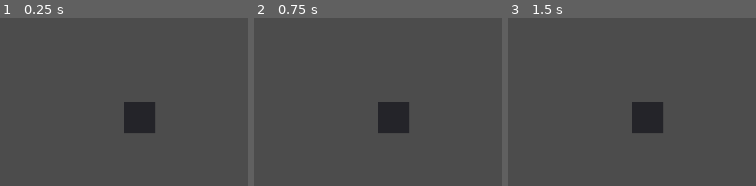
Above: before the commit, frames 1-3 (left to right).
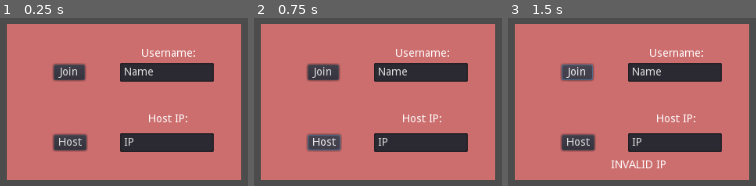
Above: after the commit, the same moments.

Repository: Pillber/East-West
Game: Godot game, scene res://MainMenu.tscn
The game is run twice, just before and just after one commit, with the same random seed, the same clock (stepped at 60 frames per second) and the same inputs.
Inputs (mouse positions are in pixels of both pictures, inside the frame that each line leads up to):
- Up to frame 1 (0.25 s): no input
- Up to frame 2 (0.75 s): click (323, 142) at 0.5 s, where only the run after the commit has a clickable "Host"
- Up to frame 3 (1.5 s): click (577, 71) at 1.25 s, where only the run after the commit has a clickable "Join"

The runs differ from the first frame. In frame 1, 86% of the frame differs, in the area x 2-98%, y 3-97%; in frame 2, 86%; in frame 3, 86%.

Commit message:
More Menu Work

Diff:
--- a/MainMenu.tscn
+++ b/MainMenu.tscn
@@ -1,6 +1,9 @@
-[gd_scene load_steps=2 format=2]
+[gd_scene load_steps=3 format=2]
 
 [ext_resource path="res://MenuController.gd" type="Script" id=1]
+
+[sub_resource type="StyleBoxFlat" id=1]
+bg_color = Color( 0.807843, 0.435294, 0.435294, 1 )
 
 [node name="MainMenu" type="Control"]
 anchor_left = 0.5
@@ -13,12 +16,102 @@
 }
 
 [node name="LobbyPanel" type="Panel" parent="."]
-margin_right = 40.0
-margin_bottom = 40.0
+visible = false
+anchor_left = 0.5
+anchor_top = 0.5
+anchor_right = 0.5
+anchor_bottom = 0.5
+margin_left = -20.0
+margin_top = -20.0
+margin_right = 20.0
+margin_bottom = 20.0
 
 [node name="ConnectingPanel" type="Panel" parent="."]
+anchor_left = 0.5
+anchor_top = 0.5
+anchor_right = 0.5
+anchor_bottom = 0.5
+margin_left = -150.0
+margin_top = -100.0
+margin_right = 150.0
+margin_bottom = 100.0
+custom_styles/panel = SubResource( 1 )
+__meta__ = {
+"_edit_use_anchors_": false
+}
+
+[node name="Labels" type="Control" parent="ConnectingPanel"]
 margin_right = 40.0
 margin_bottom = 40.0
 __meta__ = {
 "_edit_use_anchors_": false
 }
+
+[node name="NameLabel" type="Label" parent="ConnectingPanel/Labels"]
+margin_left = 171.952
+margin_top = 31.4078
+margin_right = 241.952
+margin_bottom = 45.4078
+text = "Username:"
+__meta__ = {
+"_edit_use_anchors_": false
+}
+
+[node name="IPLabel" type="Label" parent="ConnectingPanel/Labels"]
+margin_left = 181.023
+margin_top = 114.781
+margin_right = 232.023
+margin_bottom = 128.781
+text = "Host IP:"
+__meta__ = {
+"_edit_use_anchors_": false
+}
+
+[node name="HostButton" type="Button" parent="ConnectingPanel"]
+margin_left = 60.0
+margin_top = 142.286
+margin_right = 102.0
+margin_bottom = 162.286
+text = "Host"
+__meta__ = {
+"_edit_use_anchors_": false
+}
+
+[node name="JoinButton" type="Button" parent="ConnectingPanel"]
+margin_left = 60.0
+margin_top = 52.0
+margin_right = 100.0
+margin_bottom = 72.0
+text = "Join"
+__meta__ = {
+"_edit_use_anchors_": false
+}
+
+[node name="IPPrompt" type="LineEdit" parent="ConnectingPanel"]
+margin_left = 145.0
+margin_top = 140.0
+margin_right = 265.0
+margin_bottom = 164.0
+text = "IP"
+__meta__ = {
+"_edit_use_anchors_": false
+}
+
+[node name="NamePrompt" type="LineEdit" parent="ConnectingPanel"]
+margin_left = 145.0
+margin_top = 50.0
+margin_right = 265.0
+margin_bottom = 74.0
+text = "Name"
+__meta__ = {
+"_edit_use_anchors_": false
+}
+
+[node name="ErrorLabel" type="Label" parent="."]
+margin_left = -26.8394
+margin_top = 74.2366
+margin_right = 13.1606
+margin_bottom = 88.2366
+
+[connection signal="pressed" from="ConnectingPanel/HostButton" to="." method="_on_HostButton_pressed"]
+[connection signal="pressed" from="ConnectingPanel/JoinButton" to="." method="_on_JoinButton_pressed"]
--- a/MenuController.gd
+++ b/MenuController.gd
@@ -3,8 +3,38 @@
 
 func _ready():
 	# Called every time the node is added to the scene.
+	"""
 	gamestate.connect("connection_failed", self, "_on_connection_failed")
 	gamestate.connect("connection_succeeded", self, "_on_connection_success")
 	gamestate.connect("player_list_changed", self, "refresh_lobby")
 	gamestate.connect("game_ended", self, "_on_game_ended")
 	gamestate.connect("game_error", self, "_on_game_error")
+	"""
+
+
+
+
+func _on_HostButton_pressed():
+	pass # Replace with function body.
+
+
+func _on_JoinButton_pressed():
+	#Get inputs
+	var name = $ConnectingPanel/Labels/NameLabel.text
+	var ip = $ConnectingPanel/IPPrompt.text
+
+	#Check for valid inputs
+	if name == "":
+		$ErrorLabel.text = "INVALID NAME"
+		return
+	if not ip.is_valid_ip_address():
+		$ErrorLabel.text = "INVALID IP"
+		return
+
+	#Disable further inputs until connection attempt is processed
+	$ErrorLabel.text = ""
+	$ConnectingPanel/HostButton.disabled = true
+	$ConnectingPanel/JoinButton.disabled = true
+
+	#Attempt to Connect
+	gamestate.join_game(ip, name)
--- a/gamestate.gd
+++ b/gamestate.gd
@@ -1,16 +1,5 @@
 extends Node
 
 
-# Declare member variables here. Examples:
-# var a = 2
-# var b = "text"
-
-
-# Called when the node enters the scene tree for the first time.
-func _ready():
-	pass # Replace with function body.
-
-
-# Called every frame. 'delta' is the elapsed time since the previous frame.
-#func _process(delta):
-#	pass
+func join_game(ip, new_player_name):
+	pass
